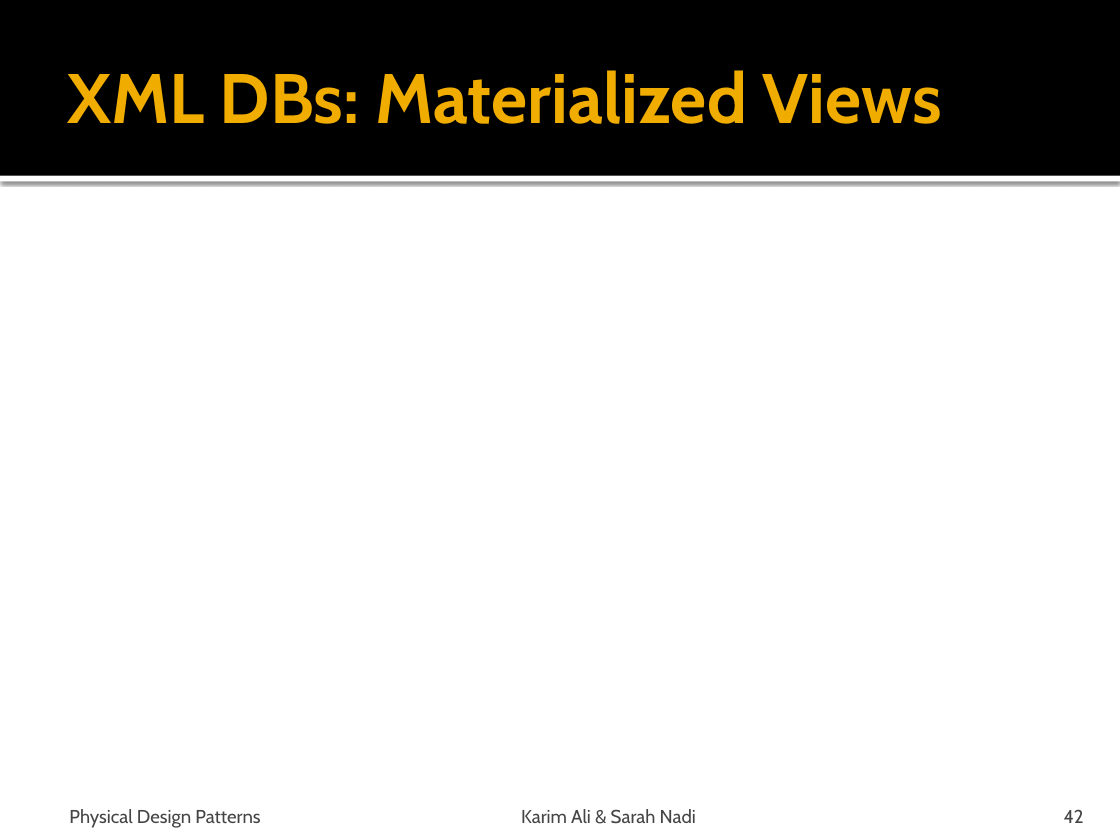
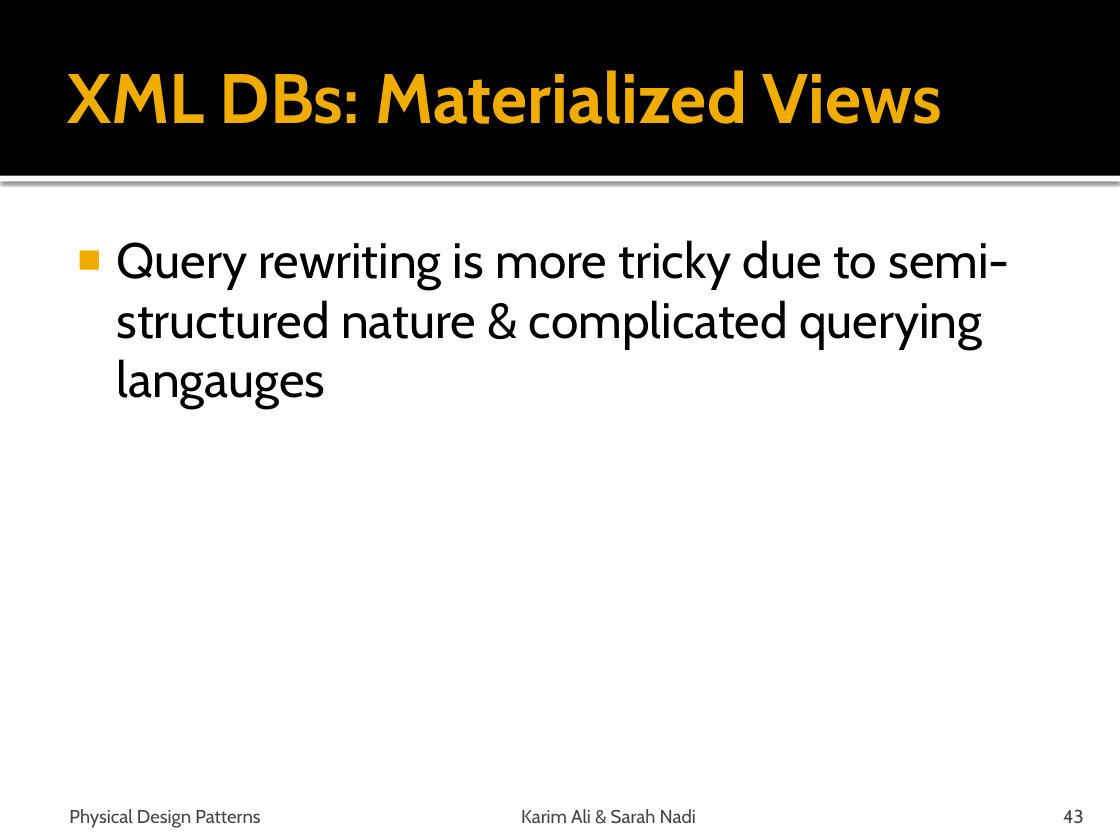
Before and after one commit to snadi/cs848-db, a slide deck: slide 43 of cs848-db/PhysDesignPres.pptx (slide 42 before the commit). Drawn at 1120x840 pixels with LibreOffice and Linux fonts; fonts in the diff are those of the drawing. Boxes give left, top, right and bottom in pixels: in the first picture for what was removed or moved away, otherwise in the second. Text is boxed around its words. In the diff, an @@ line names an element or a change of style, - is before the commit and + after.

```diff
--- a/cs848-db/PhysDesignPres.pptx
+++ b/cs848-db/PhysDesignPres.pptx
@@ text added at (x1=116, y1=240, x2=1010, y2=408), 32 pt, text #000000 @@
+■ Query rewriting is more tricky due to semi-structured nature & complicated querying langauges
@@ page number at (x1=1063, y1=809, x2=1084, y2=823): text changed @@
-42
+43
```
Also in this commit, not shown: 4 other slides changed, 1 slide added.
